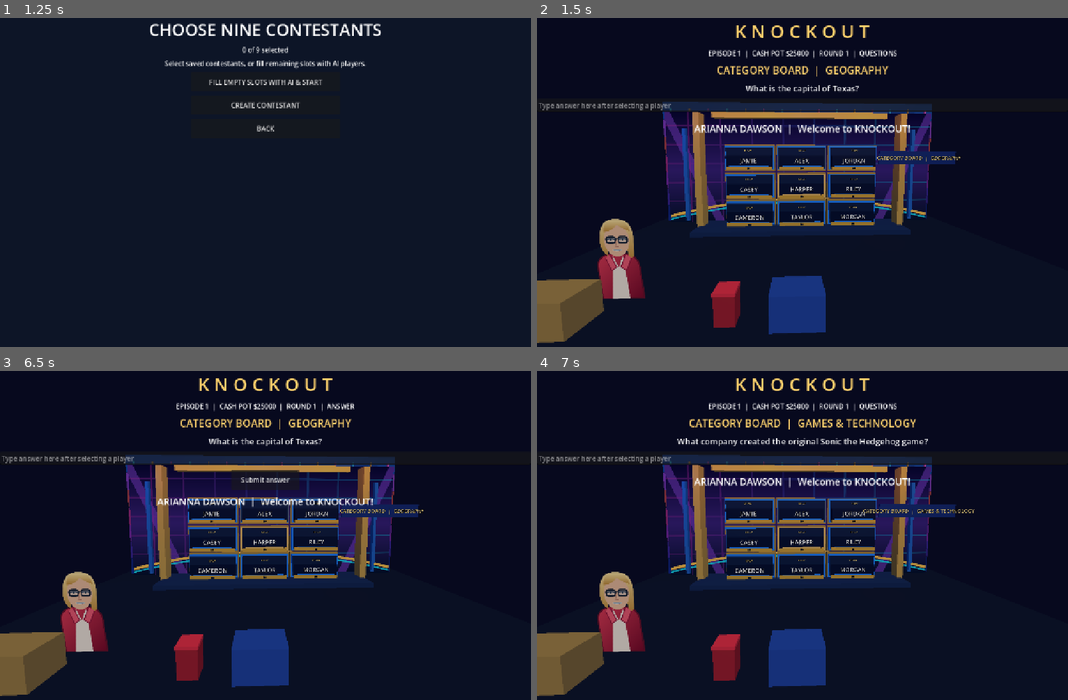
Above: before the commit, frames 1-4 (two rows, left to right).
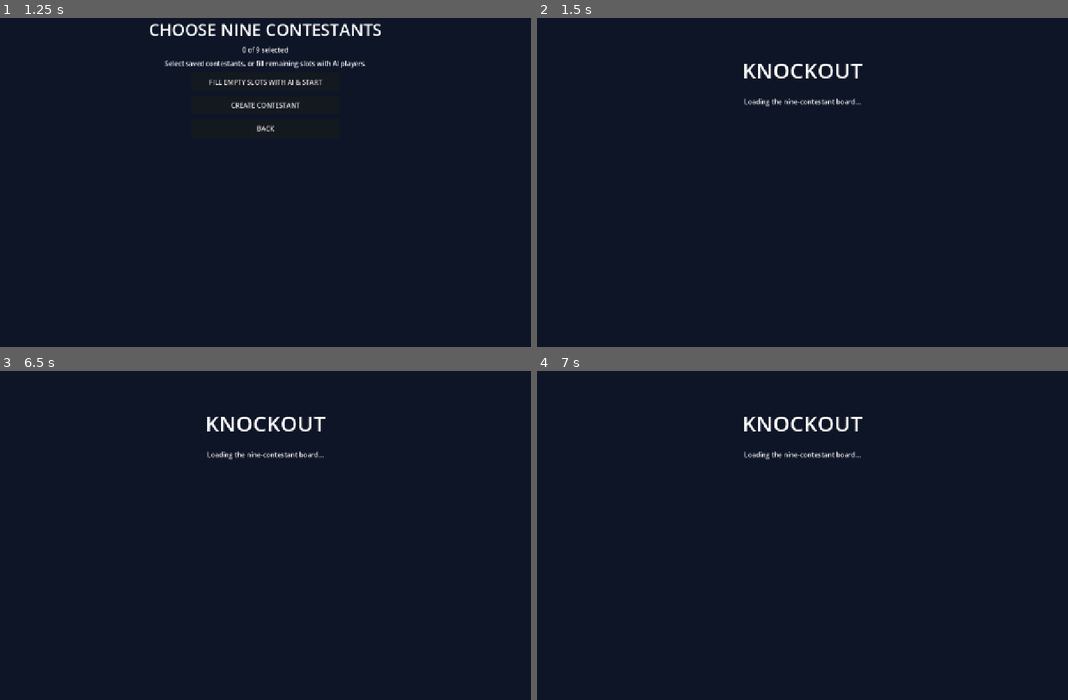
Above: after the commit, the same moments.

Repository: Becksploder2/Knockout
Game: Godot game, scene res://scenes/launcher.tscn
The game is run twice, just before and just after one commit, with the same random seed, the same clock (stepped at 60 frames per second) and the same inputs.
Inputs (mouse positions are in pixels of both pictures, inside the frame that each line leads up to):
- Up to frame 1 (1.25 s): click "PLAY KNOCKOUT" at 0.5 s
- Up to frame 2 (1.5 s): click "FILL EMPTY SLOTS WITH AI & ST…" at 1.25 s
- Up to frame 3 (6.5 s): tap Enter at 2, 3.5, 5 s; tap Space at 2.75, 4.25, 5.75 s
- Up to frame 4 (7 s): click (802, 479) at 6.5 s, where only the run before the commit has a clickable "Submit answer"

Frame 1 is identical in both runs. In frame 2, 21% of the frame differs, in the area x 0-80%, y 2-99%; in frame 3, 21%; in frame 4, 22%, in the area x 0-83%, y 2-99%.
Error after the commit: Parse Error: Function "setup_dialogue()" not found in base self. (res://Main.gd:213)

Commit message:
Prepare dialogue state for bottom RPG bubble

Diff:
--- a/Main.gd
+++ b/Main.gd
@@ -1,4 +1,10 @@
 extends Control
+var dialogue_panel: PanelContainer
+var dialogue_text: Label
+var dialogue_last := ""
+var dialogue_parts: Array[String] = []
+var dialogue_step := 0
+var dialogue_timer := 0.0
 
 func _display_name(index: int) -> String:
 	var full_name: String = str(players[index]["name"]).strip_edges()
@@ -204,6 +210,7 @@
 	host_banner.horizontal_alignment = HORIZONTAL_ALIGNMENT_CENTER
 	host_banner.add_theme_font_size_override("font_size", 23)
 	main.add_child(host_banner)
+	setup_dialogue()
 
 
 func new_episode() -> void:
@@ -241,6 +248,7 @@
 
 
 func _process(delta: float) -> void:
+	update_dialogue(delta)
 	if players.size() != 9 or answer_field == null or phase == "question_bank_empty":
 		return
 	if terminator_running:
